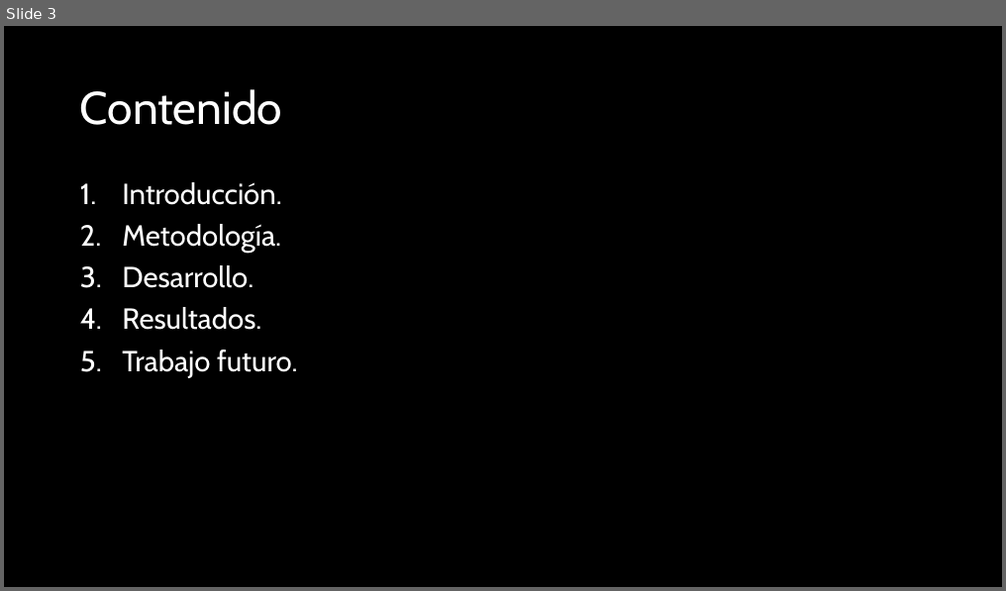
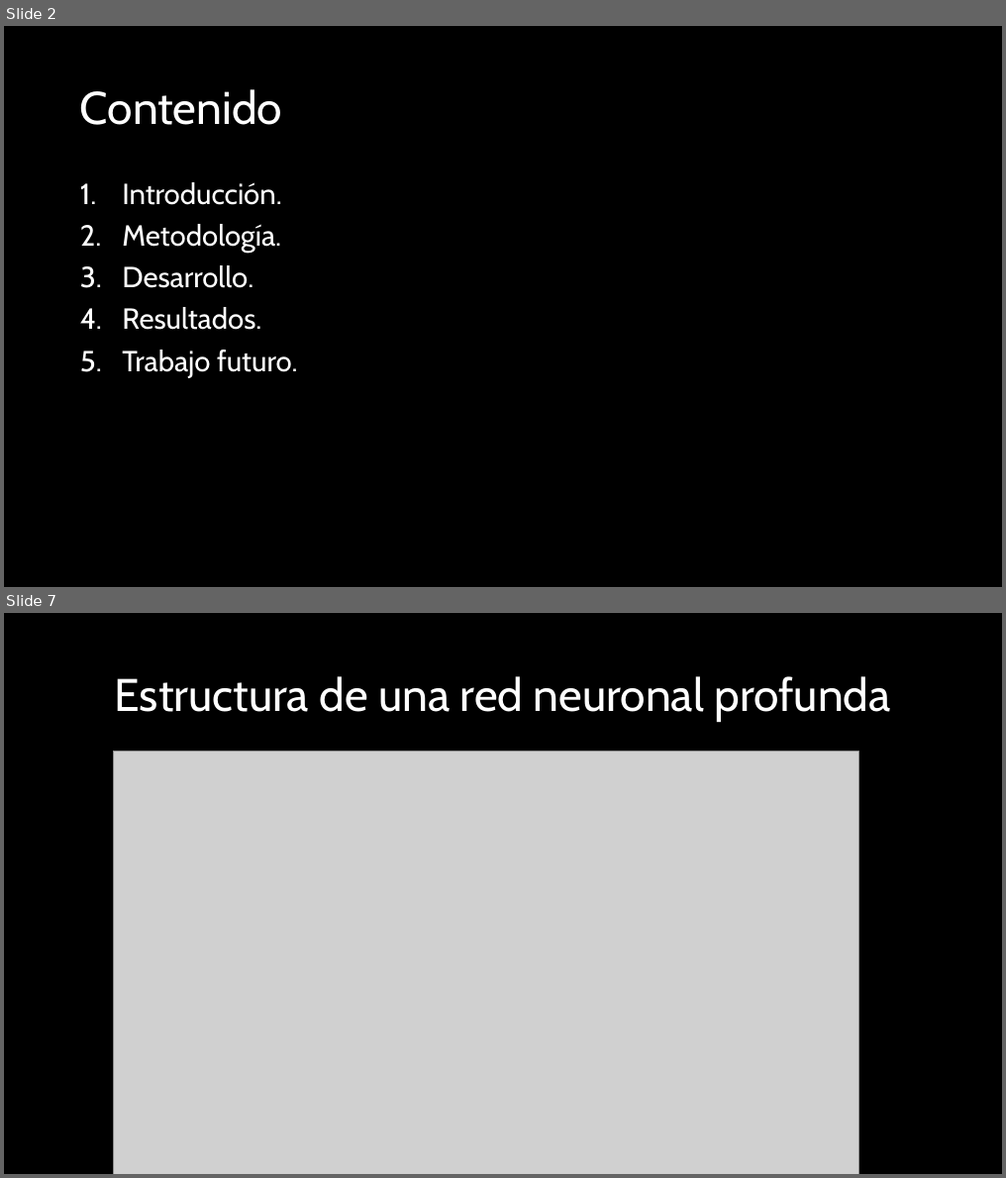
Before and after one commit to adanantonio07A/aprenProfTest, a slide deck: presentation/Introducción al aprendizaje profundo.pptx. Shown one above the other, each under a label of ours: slide 3 before the commit, slides 2 and 7 after it; the slides between them are not shown. The pictures are 1006x591 and 1006x1178 pixels, drawn with LibreOffice and Linux fonts; fonts in the diff are those of the drawing; grey boxes stand for pictures. Boxes give left, top, right and bottom in pixels: in the first picture for what was removed or moved away, otherwise in the second. Text is boxed around its words. In the diff, an @@ line names an element or a change of style, - is before the commit and + after.

```diff
--- a/presentation/Introducción al aprendizaje profundo.pptx
+++ b/presentation/Introducción al aprendizaje profundo.pptx
@@ slide 7 added at <box>4,613,1002,1174</box>, background #000000 @@
@@ title added at <box>115,676,890,722</box>, 44 pt, text #FFFFFF @@
+Estructura de una red neuronal profunda
@@ picture added at <box>113,752,858,1174</box> @@
@@ what was slide 3 is now slide 2 @@
```
Also in this commit, not shown: 3 slides changed, 14 other slides added, 1 slide removed.
